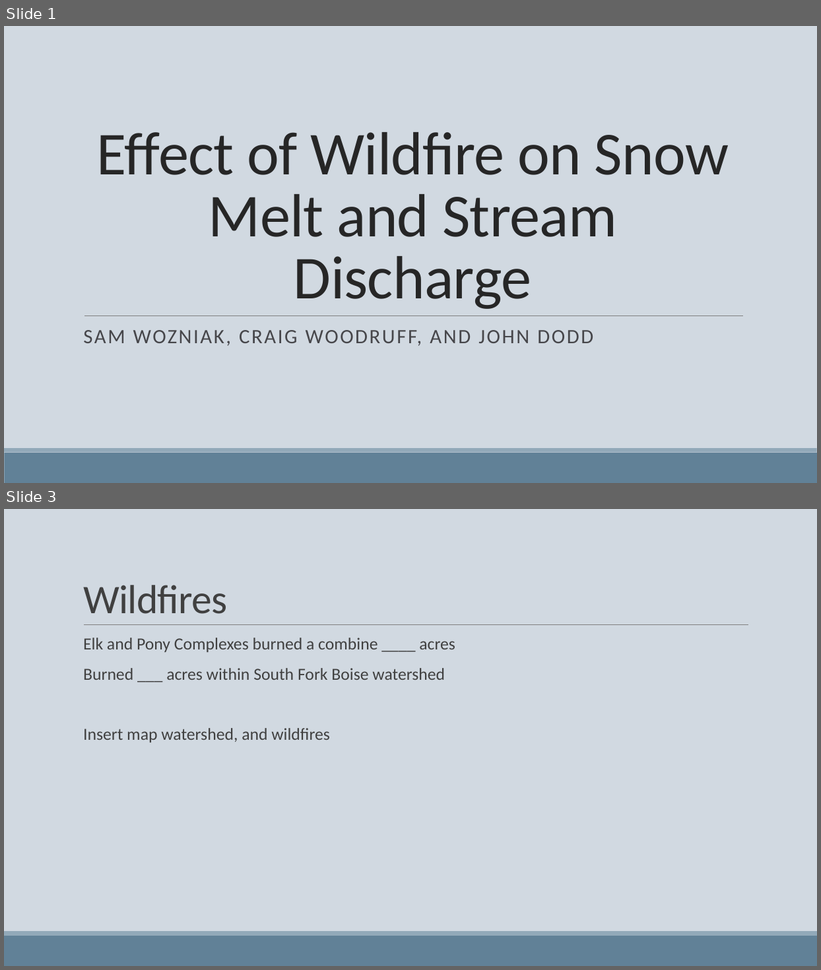
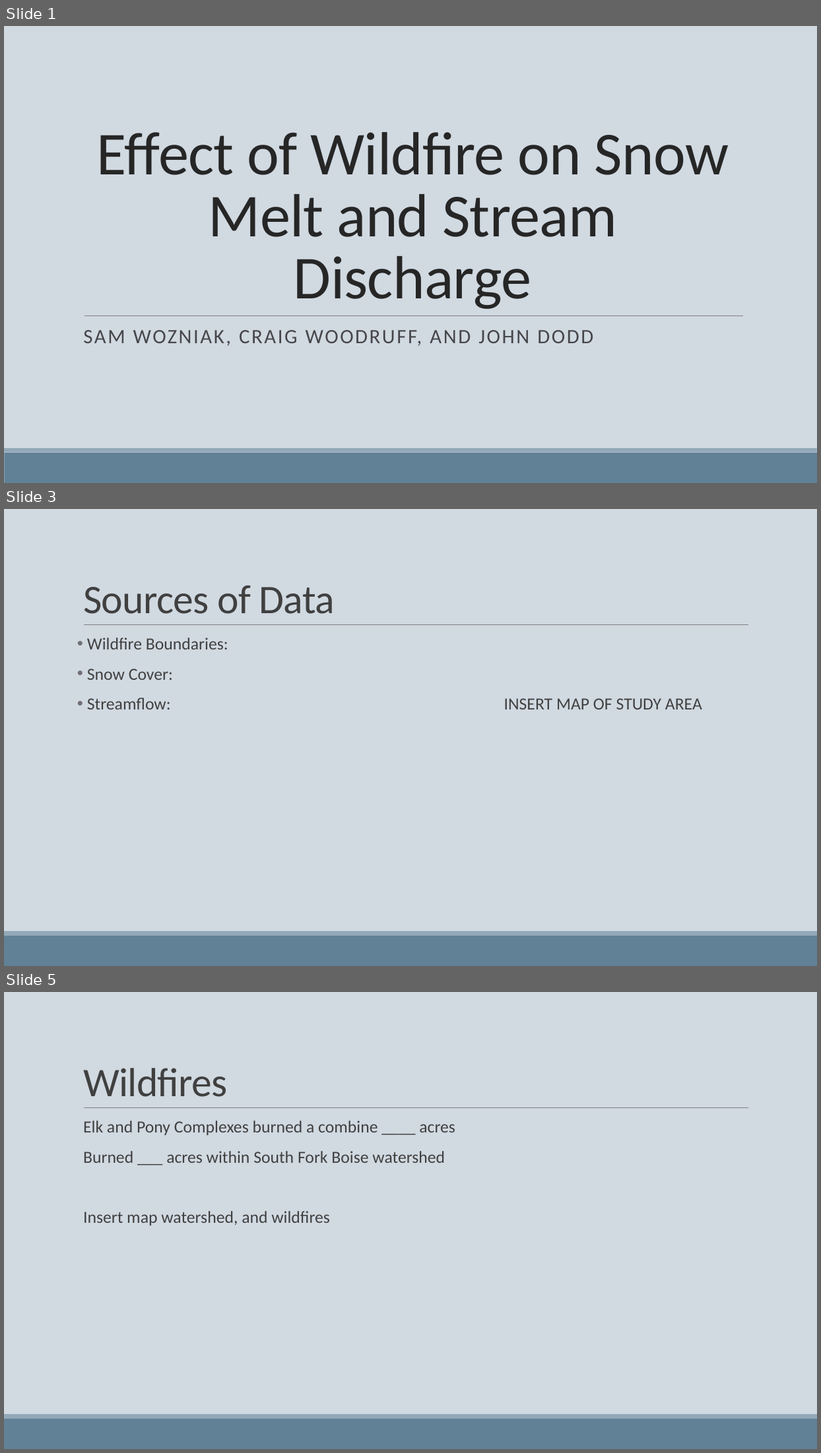
Before and after one commit to woz22/thesis, a slide deck: courses/geog475_pres.pptx. Shown one above the other, each under a label of ours: slides 1 and 3 before the commit, slides 1, 3 and 5 after it; the slides between them are not shown. The pictures are 821x970 and 821x1453 pixels, drawn with LibreOffice and Linux fonts; fonts in the diff are those of the drawing. Boxes give left, top, right and bottom in pixels: in the first picture for what was removed or moved away, otherwise in the second. Text is boxed around its words. In the diff, an @@ line names an element or a change of style, - is before the commit and + after.

```diff
--- a/courses/geog475_pres.pptx
+++ b/courses/geog475_pres.pptx
@@ slide 3 added at (x1=4, y1=509, x2=817, y2=966), background #D1D9E1; not listed: 3 template elements that a slide beside it also shows @@
@@ title added at (x1=83, y1=586, x2=335, y2=614), 48 pt, text #404040 @@
+Sources of Data
@@ text added at (x1=87, y1=638, x2=702, y2=710), 20 pt, text #404040 @@
+• Wildfire Boundaries:
+• Snow Cover:
+• Streamflow: INSERT MAP OF STUDY AREA
@@ what was slide 3 is now slide 5 @@
```
Also in this commit, not shown: 2 slides changed, 4 other slides added, 2 slides removed, 7 other files.
